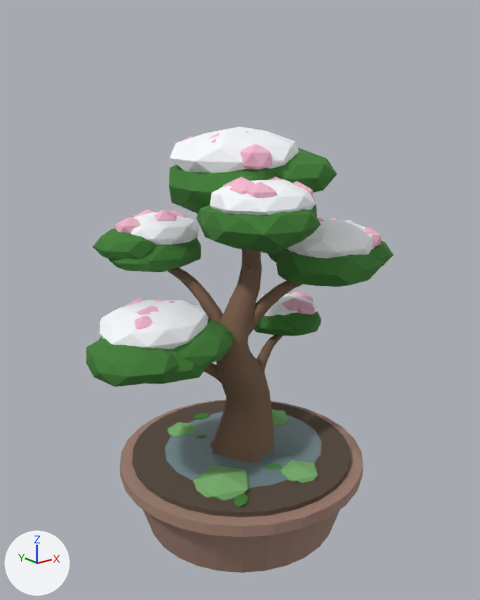
Two versions of the glTF model public/models/bonsai_4_blooming.glb, one commit apart.
One viewpoint serves both versions: a 50 mm lens placed at (-0.275, -0.342, 0.305), pointed at (0.0, 0.001, 0.168). The axes (+X, +Y, +Z) are drawn at lower left. The lights are the same throughout. The older version comes first.

The scene before the commit, as lines of its bpy script (objects in view):
```python
me_pot_004 = bpy.data.meshes.new('pot.004')
me_pot_004.from_pydata(...)  # a 28-sided cut cone along z (radius 0.07 at the low end, 0.085 at the high end) spanning x -0.085..0.085, y -0.085..0.085, z 0.0..0.048; a 28-sided cylinder along z spanning x -0.089..0.089, y -0.089..0.089, z 0.042..0.05; an 8-sided cut cone along z (radius 0.012 at the low end, 0.01 at the high end) spanning x 0.025..0.049, y 0.025..0.049, z -0.004..0.004; an 8-sided cut cone along z (radius 0.012 at the low end, 0.01 at the high end) spanning x -0.049..-0.025, y 0.025..0.049, z -0.004..0.004; an 8-sided cut cone along z (radius 0.012 at the low end, 0.01 at the high end) spanning x -0.049..-0.025, y -0.049..-0.025, z -0.004..0.004; an 8-sided cut cone along z (radius 0.012 at the low end, 0.01 at the high end) spanning x 0.025..0.049, y -0.049..-0.025, z -0.004..0.004
me_pot_004.materials.append(mat_pot)  # beige #a28173
me_puddle_002 = bpy.data.meshes.new('puddle.002')
me_puddle_002.from_pydata(...)  # an icosphere of 320 faces spanning x -0.056..0.064, y -0.054..0.058, z 0.0513..0.0557
me_puddle_002.materials.append(mat_puddle)  # greyish cyan #6f868b
me_snow_002 = bpy.data.meshes.new('snow.002')
me_snow_002.from_pydata(...)  # 252 vertices, 480 faces; spans x -0.098..0.104, y -0.078..0.086, z 0.127..0.284
me_snow_002.materials.append(mat_snow)  # white #f9fcff
ob_pot = bpy.data.objects.new('pot', me_pot_004)
ob_pot.location = (0.0, 0.0, 0.0)
ob_puddle = bpy.data.objects.new('puddle', me_puddle_002)
ob_puddle.location = (0.0, 0.0, 0.0)
ob_snow = bpy.data.objects.new('snow', me_snow_002)
ob_snow.location = (0.0, 0.0, 0.0)
# also in view: 'moss' at (0.001, -0.003, 0.054); 'foliage' at (0.001, 0.002, 0.192); 'soil' at (0.0, 0.0, 0.051); 'flowers' at (0.008, 0.008, 0.206); 'trunk' at (0.004, 0.005, 0.137)
```
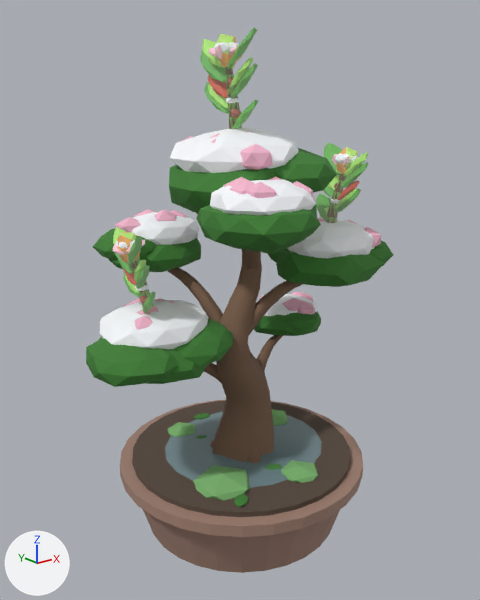
Edits to the bpy script that builds the scene:
```text
Add mat_shoot:
    mat_shoot = bpy.data.materials.new('shoot')
    mat_shoot.use_nodes = True; mat_shoot.node_tree.nodes.clear()
    _N = mat_shoot.node_tree.nodes; _L = mat_shoot.node_tree.links
    n0 = _N.new('ShaderNodeBsdfPrincipled'); n0.name = 'Principled BSDF'
    n0.inputs[2].default_value = 0.6  # 'Roughness'
    n0.inputs[27].default_value = (0.06, 0.06, 0.051, 1.0)  # 'Emission Color', dark grey #454540
    n0.inputs[28].default_value = 1.0  # 'Emission Strength'
    n1 = _N.new('ShaderNodeOutputMaterial'); n1.name = 'Material Output'
    n2 = _N.new('ShaderNodeVertexColor'); n2.name = 'Color Attribute'
    _L.new(n0.outputs[0], n1.inputs[0])  # 'BSDF' to 'Surface'
    _L.new(n2.outputs[0], n0.inputs[0])  # 'Color' to 'Base Color'
Add ob_shoot_06_winter:
    ob_shoot_06_winter = bpy.data.objects.new('shoot_06_winter', me_shoot_06_winter)  # 144 vertices, 264 faces; spans x -0.0193..0.0008, y -0.0089..0.0084, z 0.2478..0.3346
    ob_shoot_06_winter.location = (0.0, 0.0, 0.0)
Add ob_shoot_06_summer:
    ob_shoot_06_summer = bpy.data.objects.new('shoot_06_summer', me_shoot_06_summer)  # 126 vertices, 224 faces; spans x -0.02..0.0008, y -0.0271..0.0258, z 0.2478..0.3398
    ob_shoot_06_summer.location = (0.0, 0.0, 0.0)
Add ob_shoot_06_spring:
    ob_shoot_06_spring = bpy.data.objects.new('shoot_06_spring', me_shoot_06_spring)  # 174 vertices, 304 faces; spans x -0.0227..0.0008, y -0.022..0.0226, z 0.2478..0.3364
    ob_shoot_06_spring.location = (0.0, 0.0, 0.0)
Add ob_shoot_06_autumn:
    ob_shoot_06_autumn = bpy.data.objects.new('shoot_06_autumn', me_shoot_06_autumn)  # 102 vertices, 184 faces; spans x -0.0201..0.0008, y -0.0219..0.0208, z 0.2478..0.3375
    ob_shoot_06_autumn.location = (0.0, 0.0, 0.0)
Add ob_shoot_02_winter:
    ob_shoot_02_winter = bpy.data.objects.new('shoot_02_winter', me_shoot_02_winter_002)  # 144 vertices, 264 faces; spans x 0.0607..0.0867, y -0.0275..-0.0106, z 0.1876..0.2647
    ob_shoot_02_winter.location = (0.0, 0.0, 0.0)
Add ob_shoot_02_summer:
    ob_shoot_02_summer = bpy.data.objects.new('shoot_02_summer', me_shoot_02_summer_002)  # 126 vertices, 224 faces; spans x 0.0607..0.0899, y -0.0441..0.0083, z 0.1876..0.2696
    ob_shoot_02_summer.location = (0.0, 0.0, 0.0)
Add ob_shoot_02_spring:
    ob_shoot_02_spring = bpy.data.objects.new('shoot_02_spring', me_shoot_02_spring_002)  # 174 vertices, 304 faces; spans x 0.0607..0.0899, y -0.0415..0.0034, z 0.1876..0.2662
    ob_shoot_02_spring.location = (0.0, 0.0, 0.0)
Add ob_shoot_02_autumn:
    ob_shoot_02_autumn = bpy.data.objects.new('shoot_02_autumn', me_shoot_02_autumn_002)  # 102 vertices, 184 faces; spans x 0.0607..0.0877, y -0.0378..0.0026, z 0.1876..0.2683
    ob_shoot_02_autumn.location = (0.0, 0.0, 0.0)
Add ob_shoot_01_winter:
    ob_shoot_01_winter = bpy.data.objects.new('shoot_01_winter', me_shoot_01_winter_002)  # 144 vertices, 264 faces; spans x -0.0824..-0.0567, y 0.0107..0.0276, z 0.1416..0.2185
    ob_shoot_01_winter.location = (0.0, 0.0, 0.0)
Add ob_shoot_01_summer:
    ob_shoot_01_summer = bpy.data.objects.new('shoot_01_summer', me_shoot_01_summer_002)  # 126 vertices, 224 faces; spans x -0.0856..-0.0567, y -0.006..0.0453, z 0.1416..0.223
    ob_shoot_01_summer.location = (0.0, 0.0, 0.0)
Add ob_shoot_01_spring:
    ob_shoot_01_spring = bpy.data.objects.new('shoot_01_spring', me_shoot_01_spring_002)  # 174 vertices, 304 faces; spans x -0.0864..-0.0567, y -0.0024..0.0426, z 0.1416..0.2208
    ob_shoot_01_spring.location = (0.0, 0.0, 0.0)
Add ob_shoot_01_autumn:
    ob_shoot_01_autumn = bpy.data.objects.new('shoot_01_autumn', me_shoot_01_autumn_002)  # 102 vertices, 184 faces; spans x -0.0832..-0.0567, y -0.0021..0.0379, z 0.1416..0.2215
    ob_shoot_01_autumn.location = (0.0, 0.0, 0.0)
```

Boxes [x1, y1, x2, y2] around the edits, measured in the pictures (480 x 600 px):
'shoot_06_summer', added
    after: [200, 27, 259, 129]
'shoot_02_summer', added
    after: [316, 142, 369, 221]
'shoot_06_spring', added
    after: [202, 39, 254, 129]
'shoot_01_summer', added
    after: [115, 232, 156, 314]
'shoot_02_spring', added
    after: [324, 153, 369, 223]
'shoot_01_spring', added
    after: [113, 227, 154, 308]
'shoot_06_winter', added
    after: [214, 42, 241, 129]
'shoot_06_autumn', added
    after: [208, 36, 243, 98]
'shoot_02_winter', added
    after: [327, 153, 358, 223]
'shoot_01_autumn', added
    after: [116, 232, 141, 285]
'shoot_02_autumn', added
    after: [337, 148, 360, 200]
'shoot_01_winter', added
    after: [116, 240, 150, 306]
